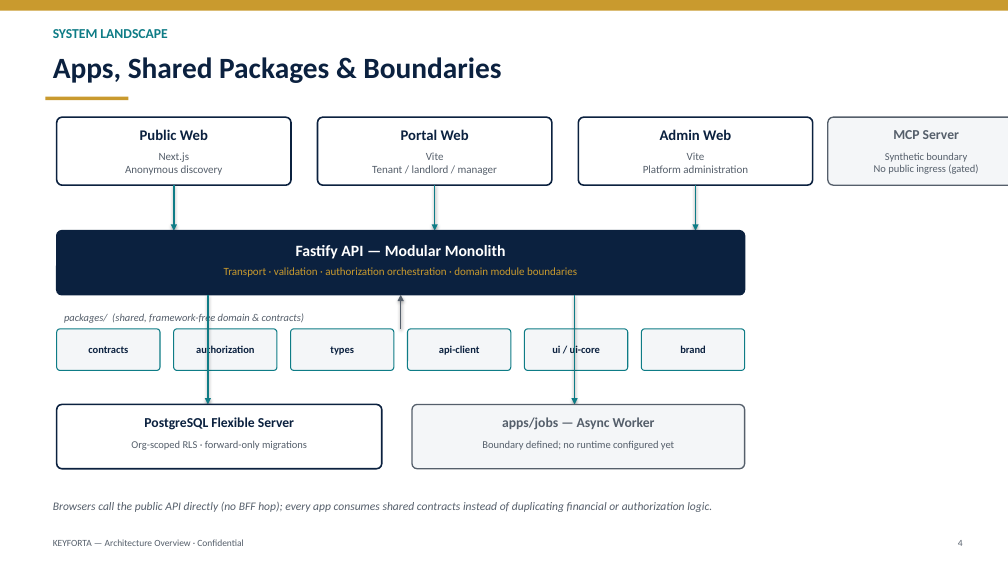
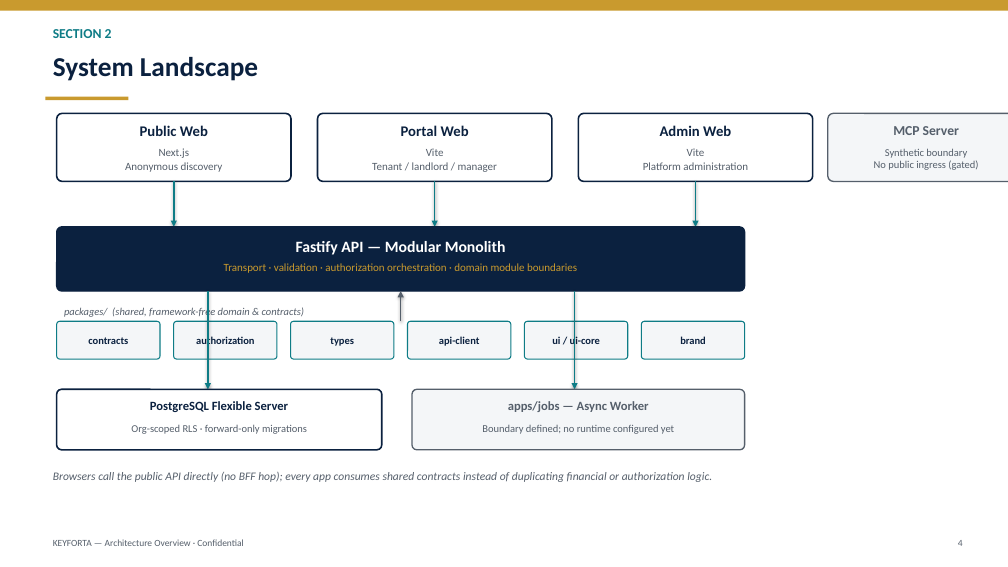
Before and after one commit to keyforta/keyforta-property, a slide deck: slide 4 of docs/architecture/presentations/keyforta-architecture-overview.pptx. Drawn at 1008x567 pixels with LibreOffice and Linux fonts; fonts in the diff are those of the drawing. Boxes give left, top, right and bottom in pixels: in the first picture for what was removed or moved away, otherwise in the second. Text is boxed around its words. In the diff, an @@ line names an element or a change of style, - is before the commit and + after.

```diff
--- a/docs/architecture/presentations/keyforta-architecture-overview.pptx
+++ b/docs/architecture/presentations/keyforta-architecture-overview.pptx
@@ text added at box(53, 29, 112, 38), 13 pt, text #0E7C86, bold @@
+SECTION 2
@@ text at box(53, 57, 258, 81): text changed; size 13 to 26 pt; text colour #0E7C86 to #0B213F @@
-SYSTEM LANDSCAPE
+System Landscape
@@ text removed at box(53, 57, 501, 83) @@
-Apps, Shared Packages & Boundaries
@@ 11 texts, 5 rounded rectangles, 3 elbow arrows: place and size @@
-11 texts, 5 rounded rectangles, 3 elbow arrows at box(57, 117, 1008, 325)
+11 texts, 5 rounded rectangles, 3 elbow arrows at box(57, 113, 1008, 319)
@@ elbow arrow moved from (208, 295) - (208, 405) to (208, 291) - (208, 389) @@
@@ elbow arrow moved from (401, 329) - (401, 295) to (401, 321) - (401, 291) @@
@@ elbow arrow moved from (575, 295) - (575, 405) to (575, 291) - (575, 389) @@
@@ text "contracts": place and size @@
-text "contracts" at box(88, 346, 128, 353)
+text "contracts" at box(88, 337, 128, 344)
@@ rounded rectangle: place and size @@
-rounded rectangle at box(57, 329, 160, 371)
+rounded rectangle at box(57, 321, 160, 359)
@@ text "authorization": place and size @@
-text "authorization" at box(196, 345, 254, 357)
+text "authorization" at box(196, 335, 254, 347)
@@ rounded rectangle: place and size @@
-rounded rectangle at box(174, 329, 278, 371)
+rounded rectangle at box(174, 321, 278, 359)
@@ text "types": place and size @@
-text "types" at box(330, 346, 354, 355)
+text "types" at box(330, 337, 354, 346)
@@ rounded rectangle: place and size @@
-rounded rectangle at box(290, 329, 394, 371)
+rounded rectangle at box(290, 321, 394, 359)
@@ text "api-client": place and size @@
-text "api-client" at box(439, 345, 479, 355)
+text "api-client" at box(439, 336, 479, 346)
@@ rounded rectangle: place and size @@
-rounded rectangle at box(408, 329, 511, 371)
+rounded rectangle at box(408, 321, 511, 359)
@@ text "ui / ui-core": place and size @@
-text "ui / ui-core" at box(552, 345, 600, 357)
+text "ui / ui-core" at box(552, 335, 600, 347)
@@ rounded rectangle: place and size @@
-rounded rectangle at box(525, 329, 628, 371)
+rounded rectangle at box(525, 321, 628, 359)
@@ text "brand": place and size @@
-text "brand" at box(680, 345, 705, 353)
+text "brand" at box(680, 336, 705, 344)
@@ rounded rectangle: place and size @@
-rounded rectangle at box(641, 329, 745, 371)
+rounded rectangle at box(641, 321, 745, 359)
@@ 4 texts, 2 rounded rectangles: place and size @@
-4 texts, 2 rounded rectangles at box(57, 405, 745, 469)
+4 texts, 2 rounded rectangles at box(57, 389, 745, 450)
@@ text "PostgreSQL Flexible Server" at box(150, 401, 289, 412): size 13 to 12 pt @@
@@ text "apps/jobs — Async Worker" at box(508, 401, 649, 412): size 13 to 12 pt @@
@@ text "Browsers call the public API ...": place and size @@
-text "Browsers call the public API ..." at box(53, 502, 712, 512)
+text "Browsers call the public API ..." at box(53, 472, 712, 482)
```
Also in this commit, not shown: 9 other slides changed, 3 slides added, 1 other file.
